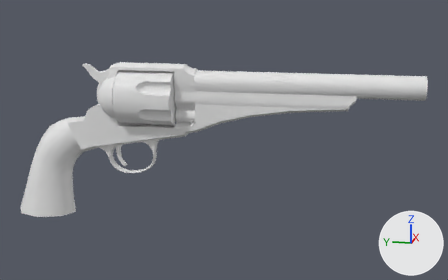
Before and after pictures for a commit that changed the FBX model 3D Assets/All Weapons/Player Weapons/WEP_RepeaterRevolver_001/WEP_ANI_RepeaterRevolver_001/WEP_Revolver_Repeater_Animations_Shoot_001.fbx.
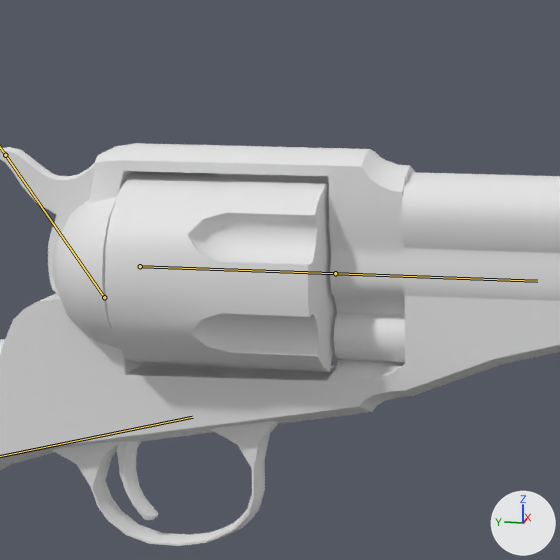
There are two pictures of each version: one whole from a 50 mm lens placed at (-0.709, -0.36, 0.207), pointed at (0.006, -0.217, 0.028), one close up on the part from 19% to 53% of the width and 8% to 63% of the height. The axes (+X, +Y, +Z) are drawn at lower right. The lights are the same throughout. Both versions are drawn at frame 1 of the action 'Armature|Action'; the numbers are the values there. The bones that bend it are drawn over the model as lines in the close-ups.

Objects in the first close-up: 'Revolver'.
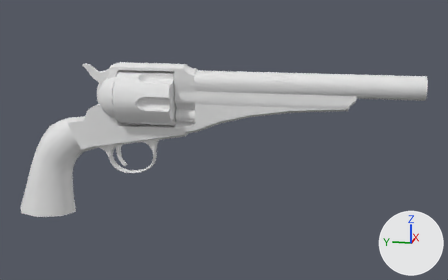
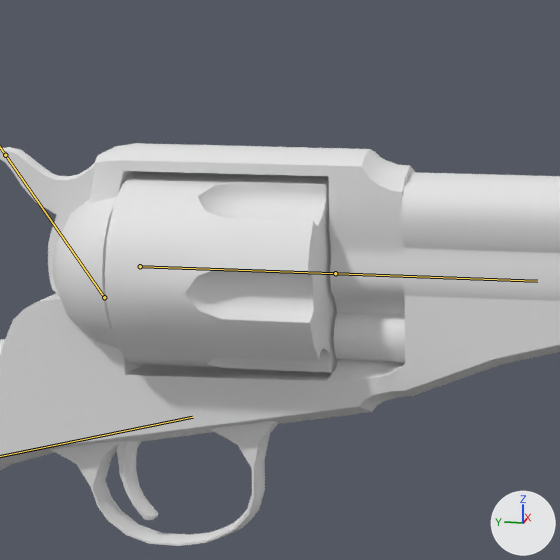
Edits to the scene script, one JSON object a line:
```json
{"block": "bone_cilinder", "where": "bone_cilinder = bpy.data.objects['Armature'].pose.bones['Cilinder']  # child of 'Gun'"}
{"op": "set", "path": "bone_cilinder.rotation_quaternion", "old": "(1.0, 0.0, 0.0, 0.0)", "new": "(0.958, 0.0, 0.287, 0.0)", "note": "degrees (0, 0, 0) -> degrees (0, 33, 0)"}
```

Changed parts and their boxes (x1, y1, x2, y2) in the close-ups (560 x 560 px):
```json
{"object": "Revolver", "change": "posed", "before": [0, 143, 560, 546], "after": [0, 143, 560, 546]}
```
